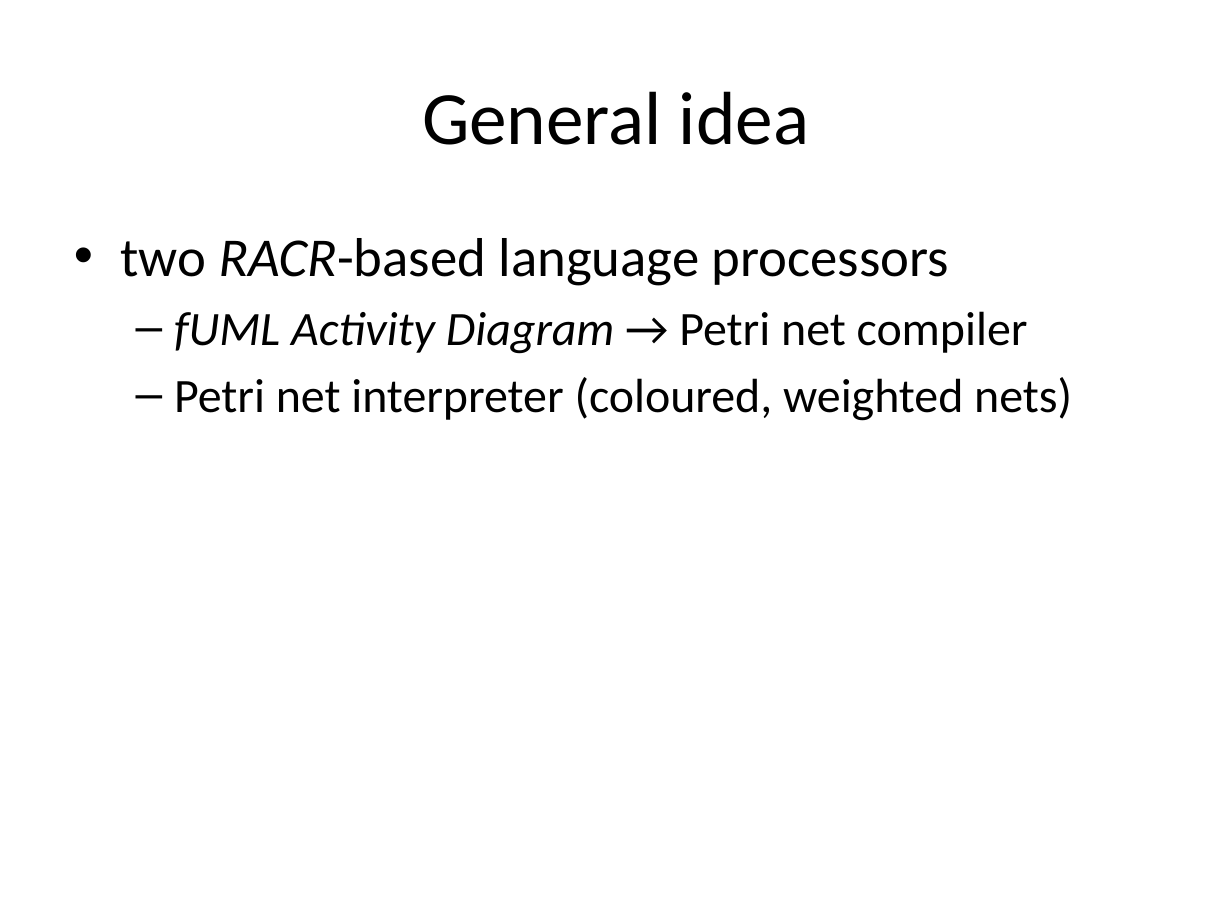
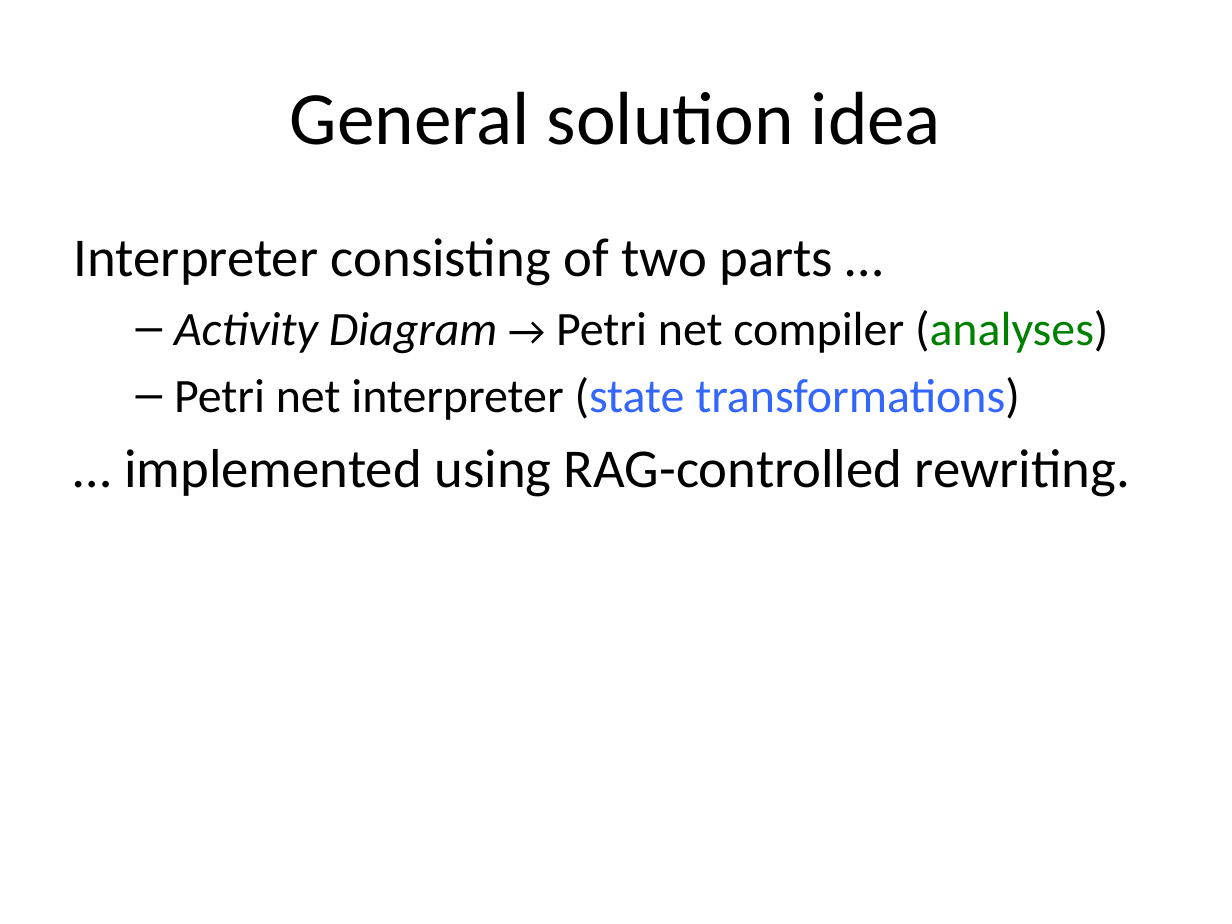
Before and after one commit to christoff-buerger/racr, a slide deck: slide 6 of examples/ttc-2015-fuml-activity-diagrams/documentation/figures/solution-presentation.pptx (slide 7 before the commit). Drawn at 1232x924 pixels with LibreOffice and Linux fonts; fonts in the diff are those of the drawing. Boxes give left, top, right and bottom in pixels: in the first picture for what was removed or moved away, otherwise in the second. Text is boxed around its words. In the diff, an @@ line names an element or a change of style, - is before the commit and + after.

Commit message:
Examples (ttc-2015-fuml-activity-diagrams, documentation): Updated solution presentation.

```diff
--- a/examples/ttc-2015-fuml-activity-diagrams/documentation/figures/solution-presentation.pptx
+++ b/examples/ttc-2015-fuml-activity-diagrams/documentation/figures/solution-presentation.pptx
@@ title at <box>290,91,941,145</box>: text changed @@
-General idea
+General solution idea
@@ text at <box>74,238,1130,497</box>: text changed @@
-• two RACR-based language processors
-  – fUML Activity Diagram → Petri net compiler
-  – Petri net interpreter (coloured, weighted nets)
+Interpreter consisting of two parts …
+  – Activity Diagram → Petri net compiler (analyses)
+  – Petri net interpreter (state transformations)
+… implemented using RAG-controlled rewriting.
```
Also in this commit, not shown: 4 other slides changed, 4 slides added, 1 slide removed, 1 other file.
